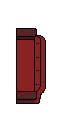
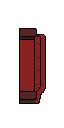
The second w=64, h=128 image is a revision of the first. Changes to its layers:
painted on "Paint Layer 1" over <box>16,28,46,104</box>
painted on "Paint Layer 3" over <box>16,28,46,104</box>
painted on "Paint Layer 2" over <box>16,28,46,104</box>
